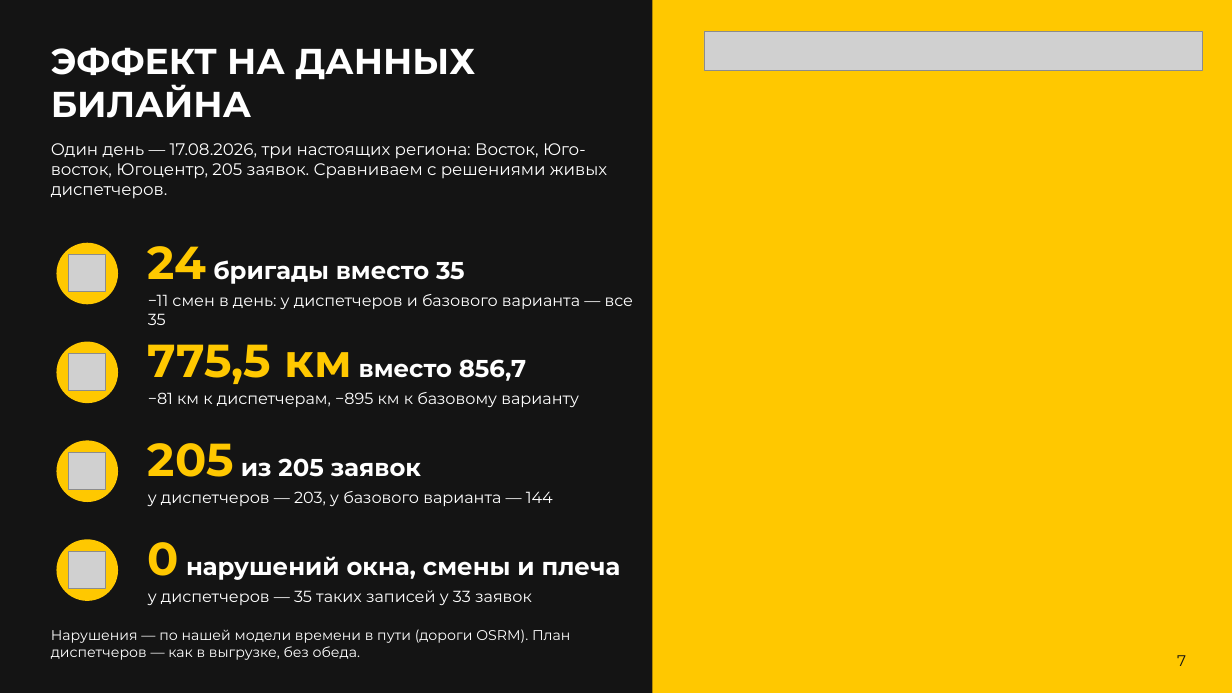
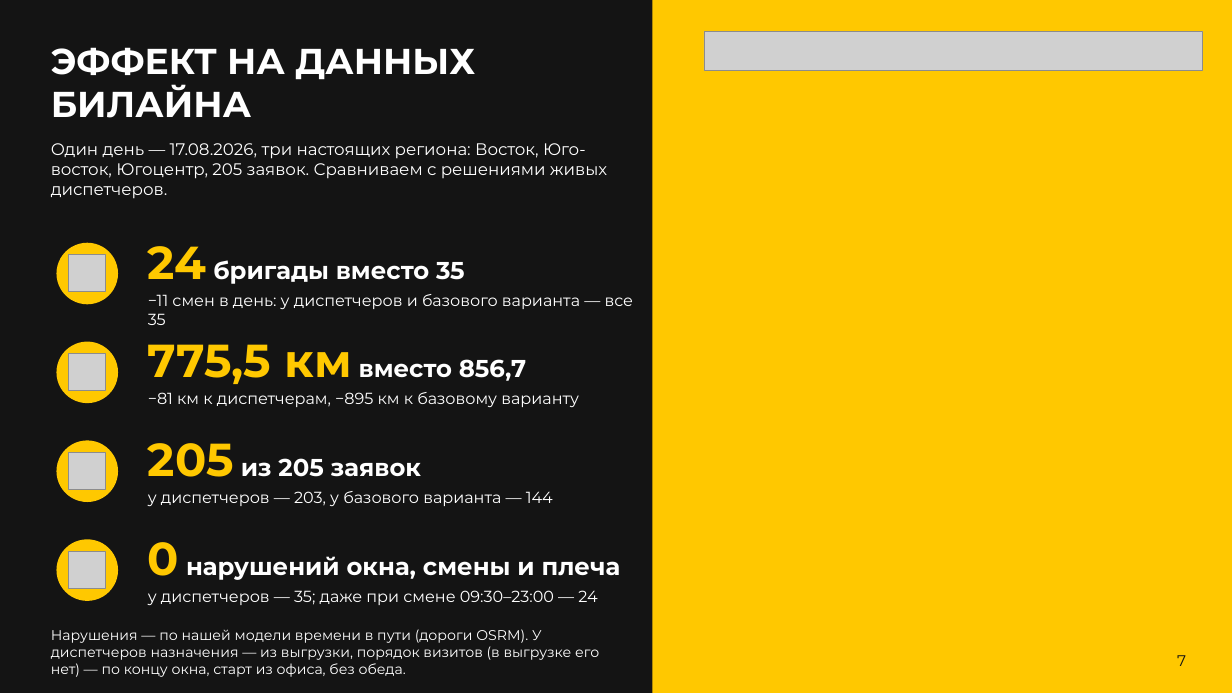
Before and after one commit to earlyr1/beeline-routing, a slide deck: slide 7 of ЛЦТ2026_Презентация_верные_обязательные_слайды.pptx. Drawn at 1232x693 pixels with LibreOffice and Linux fonts; fonts in the diff are those of the drawing; grey boxes stand for pictures. Boxes give left, top, right and bottom in pixels: in the first picture for what was removed or moved away, otherwise in the second. Text is boxed around its words. In the diff, an @@ line names an element or a change of style, - is before the commit and + after.

```diff
--- a/ЛЦТ2026_Презентация_верные_обязательные_слайды.pptx
+++ b/ЛЦТ2026_Презентация_верные_обязательные_слайды.pptx
@@ text at [148, 590, 597, 605]: text changed @@
-у диспетчеров — 35 таких записей у 33 заявок
+у диспетчеров — 35; даже при смене 09:30–23:00 — 24
@@ text at [51, 629, 599, 677]: text changed @@
-Нарушения — по нашей модели времени в пути (дороги OSRM). План диспетчеров — как в выгрузке, без обеда.
+Нарушения — по нашей модели времени в пути (дороги OSRM). У диспетчеров назначения — из выгрузки, порядок визитов (в выгрузке его нет) — по концу окна, старт из офиса, без обеда.
```
Also in this commit, not shown: 12 other slides changed, 36 other files.
